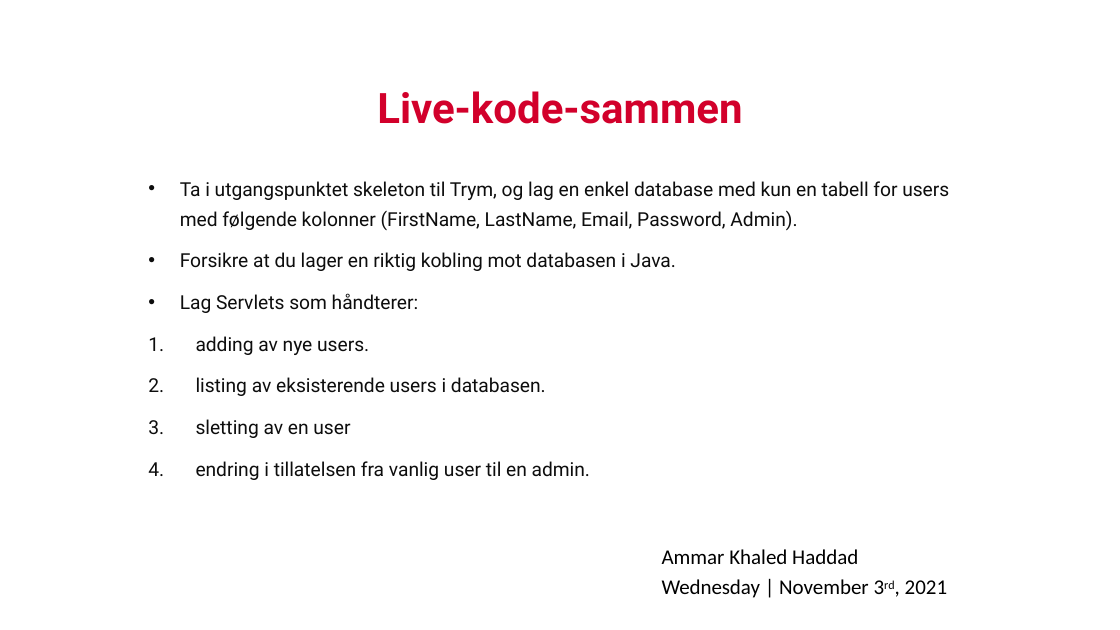
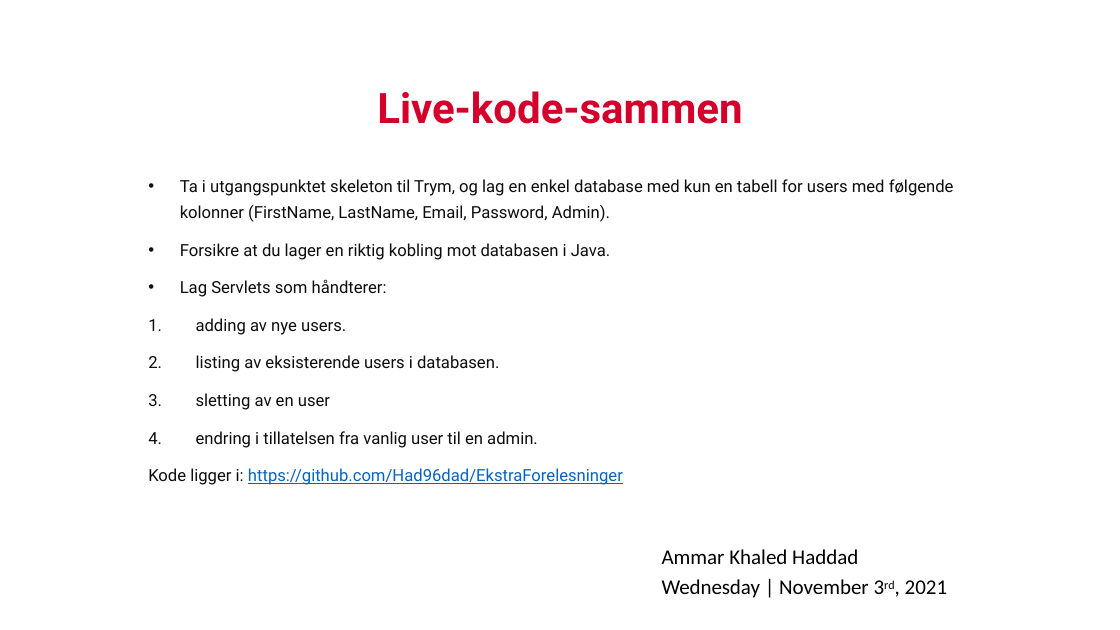
Before and after one commit to vikhok/EkstraForelesninger, a slide deck: slide 15 of Forelesning 3.pptx. Drawn at 1120x630 pixels with LibreOffice and Linux fonts; fonts in the diff are those of the drawing; background and template pictures are left out. Boxes give left, top, right and bottom in pixels: in the first picture for what was removed or moved away, otherwise in the second. Text is boxed around its words. In the diff, an @@ line names an element or a change of style, - is before the commit and + after.

Commit message:
Kode til Forelesning 3

```diff
--- a/Forelesning 3.pptx
+++ b/Forelesning 3.pptx
@@ subtitle at (x1=180, y1=179, x2=954, y2=448): size 16.5 to 14.2 pt in "Ta i utgangspunktet skeleton til Trym, og ...", "Forsikre at du lager en riktig kobling ...", "Lag Servlets som håndterer:", "adding av nye users." and 3 more places @@
@@ subtitle at (x1=148, y1=468, x2=623, y2=485): paragraph added @@
+Kode ligger i: https://github.com/Had96dad/EkstraForelesninger
```
